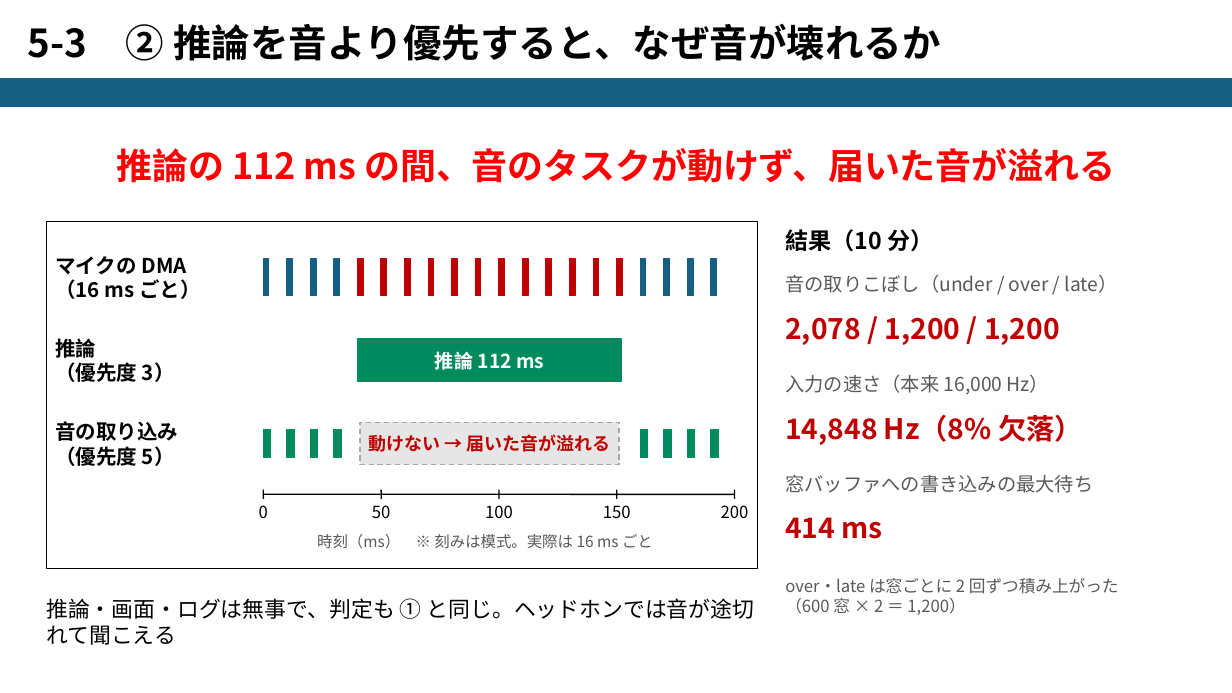
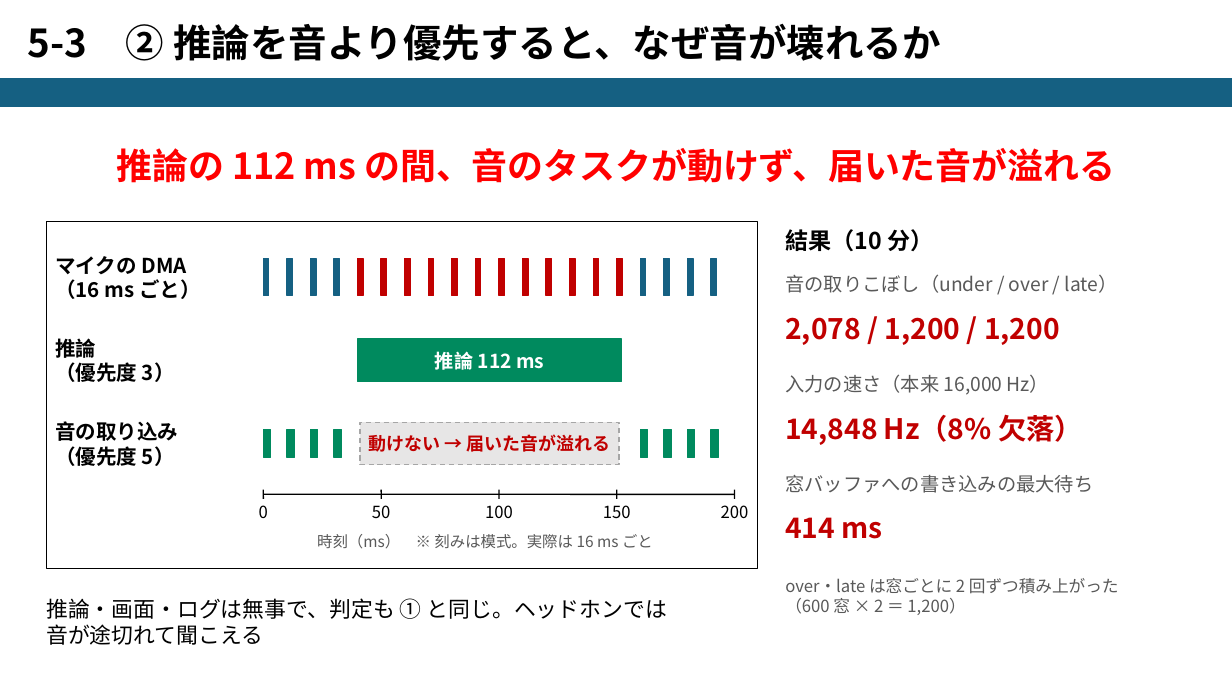
Before and after one commit to dainosuke7/mtk3-acoustic-event-detection, a slide deck: slide 19 of docs/紹介資料_音響イベント検出基盤.pptx. Drawn at 1232x693 pixels with LibreOffice and Linux fonts; fonts in the diff are those of the drawing. Boxes give left, top, right and bottom in pixels: in the first picture for what was removed or moved away, otherwise in the second. Text is boxed around its words. In the diff, an @@ line names an element or a change of style, - is before the commit and + after.

```diff
--- a/docs/紹介資料_音響イベント検出基盤.pptx
+++ b/docs/紹介資料_音響イベント検出基盤.pptx
@@ text at bbox=[46, 598, 667, 645]: text changed @@
-推論・画面・ログは無事で、判定も ① と同じ。ヘッドホンでは音が途切れて聞こえる
+推論・画面・ログは無事で、判定も ① と同じ。ヘッドホンでは
+音が途切れて聞こえる
```
Also in this commit, not shown: 3 other slides changed.
